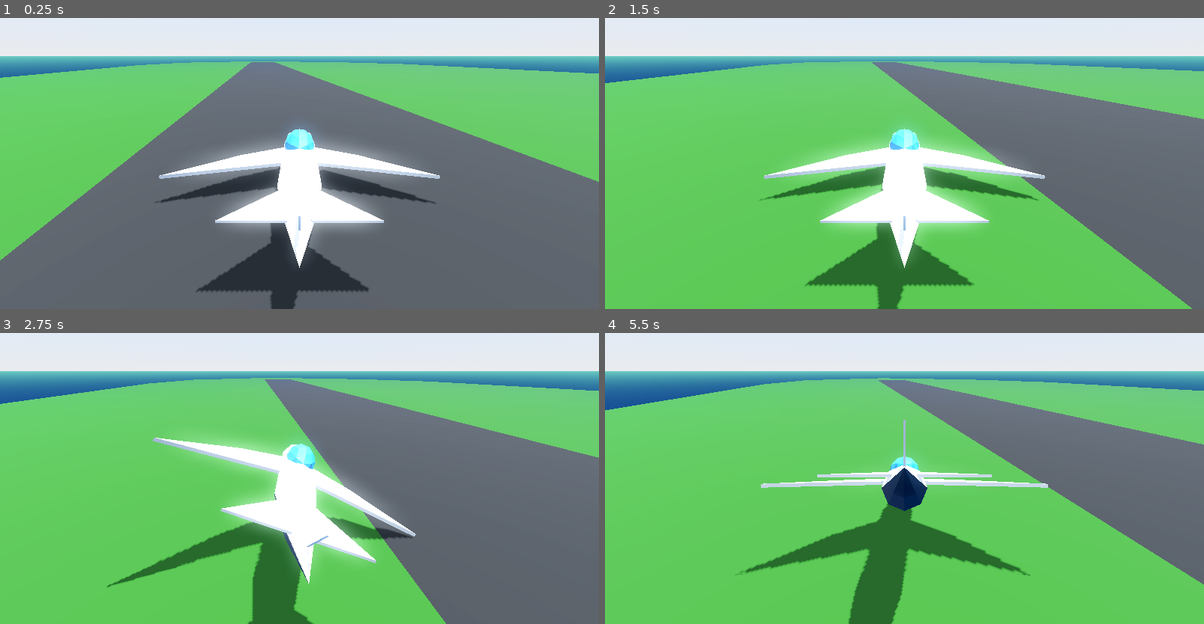
Above: before the commit, frames 1-4 (two rows, left to right).
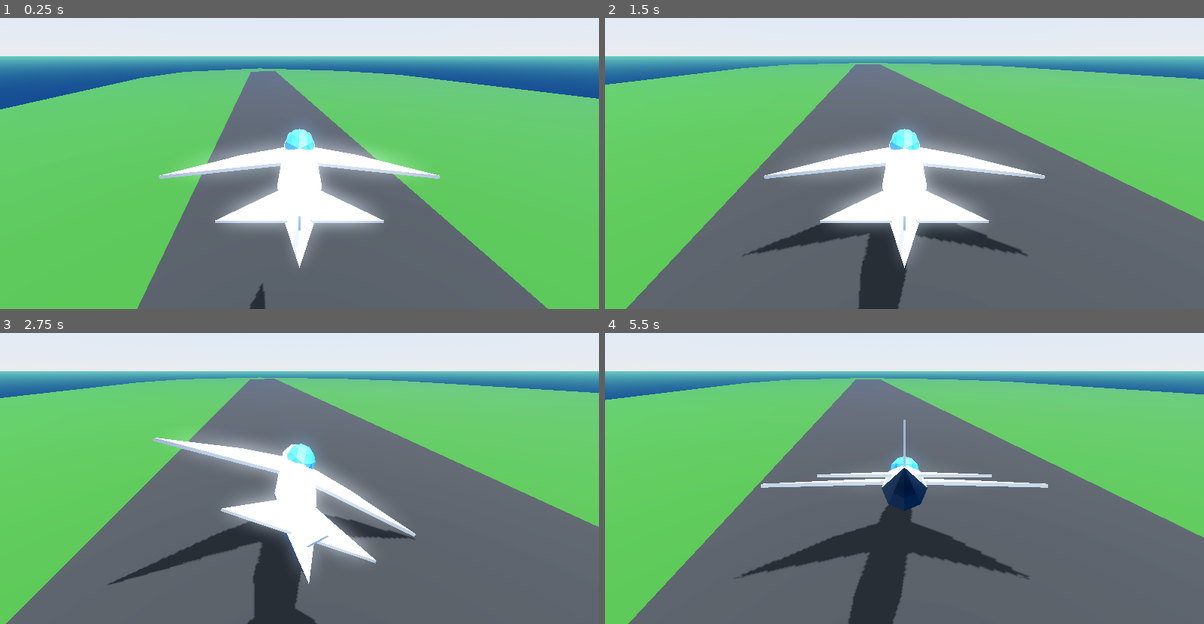
Above: after the commit, the same moments.

Repository: CLMagnus/Aileron
Game: Godot game, scene res://scenes/test_area.tscn
The game is run twice, just before and just after one commit, with the same random seed, the same clock (stepped at 60 frames per second) and the same inputs.
Inputs:
- Up to frame 1 (0.25 s): no input
- Up to frame 2 (1.5 s): tap W (Pitch+) at 0.6 s; tap S (Pitch-) at 1.35 s
- Up to frame 3 (2.75 s): tap D (Roll+) at 2.1 s
- Up to frame 4 (5.5 s): tap A (Roll-) at 2.85 s; tap E (Yaw+) at 3.6 s; tap Q (Yaw-) at 4.35 s; tap Enter at 5 s; tap W (Pitch+) at 5.1 s

The runs differ from the first frame. In frame 1, 39% of the frame differs, in the area x 0-100%, y 14-100%; in frame 2, 47%; in frame 3, 35%; in frame 4, 54%, in the area x 0-100%, y 15-100%.

Commit message:
Small changes
Updated to Godot 4.0.1
Reduced gravity
Removed jank-ass movement

Diff:
--- a/scenes/GenericPlane.gd
+++ b/scenes/GenericPlane.gd
@@ -14,7 +14,7 @@
 var thrust = 1.0
 
 # Get the gravity from the project settings to be synced with RigidBody nodes.
-var gravity = 500
+var gravity = 10
 
 func _physics_process(delta):
 	var yaw = Input.get_axis("Yaw+","Yaw-")
@@ -26,9 +26,6 @@
 	rotation.y += turningSpeed * yaw
 	rotation.z += turningSpeed * roll
 
-	#Fly?
-	position += rotation * thrust
-
 	#Apply gravity if not on floor
 	if not is_on_floor():
 		velocity.y -= gravity * delta
--- a/scenes/plane.tscn
+++ b/scenes/plane.tscn
@@ -126,3 +126,5 @@
 [node name="CollisionShape3D" type="CollisionShape3D" parent="CharacterBody3D"]
 transform = Transform3D(1.91069e-15, -4.37114e-08, -1, -1, -4.37114e-08, 0, -4.37114e-08, 1, -4.37114e-08, 0, 0, 0)
 shape = SubResource("ConvexPolygonShape3D_4f3gw")
+
+[node name="LocalRotation" type="Node3D" parent="CharacterBody3D"]
